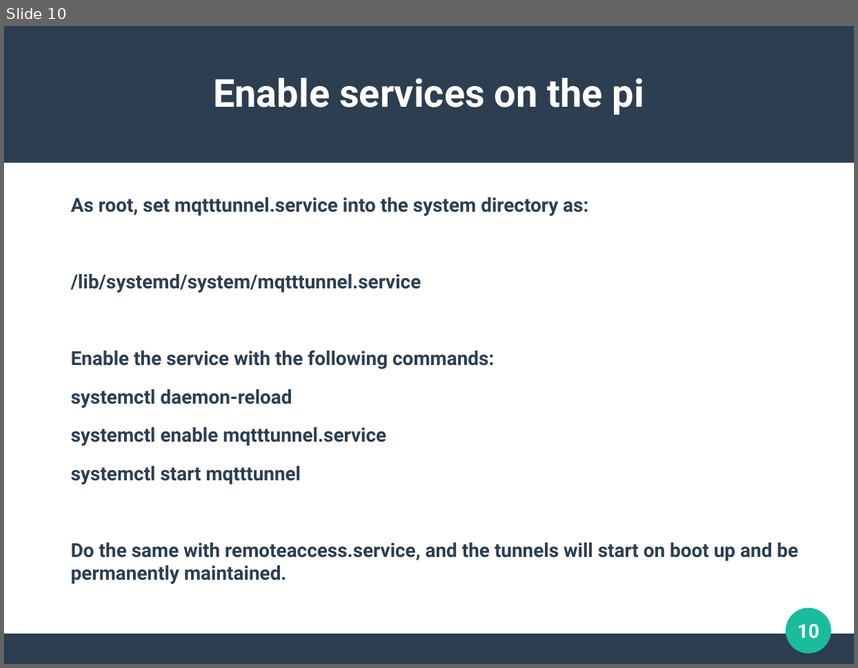
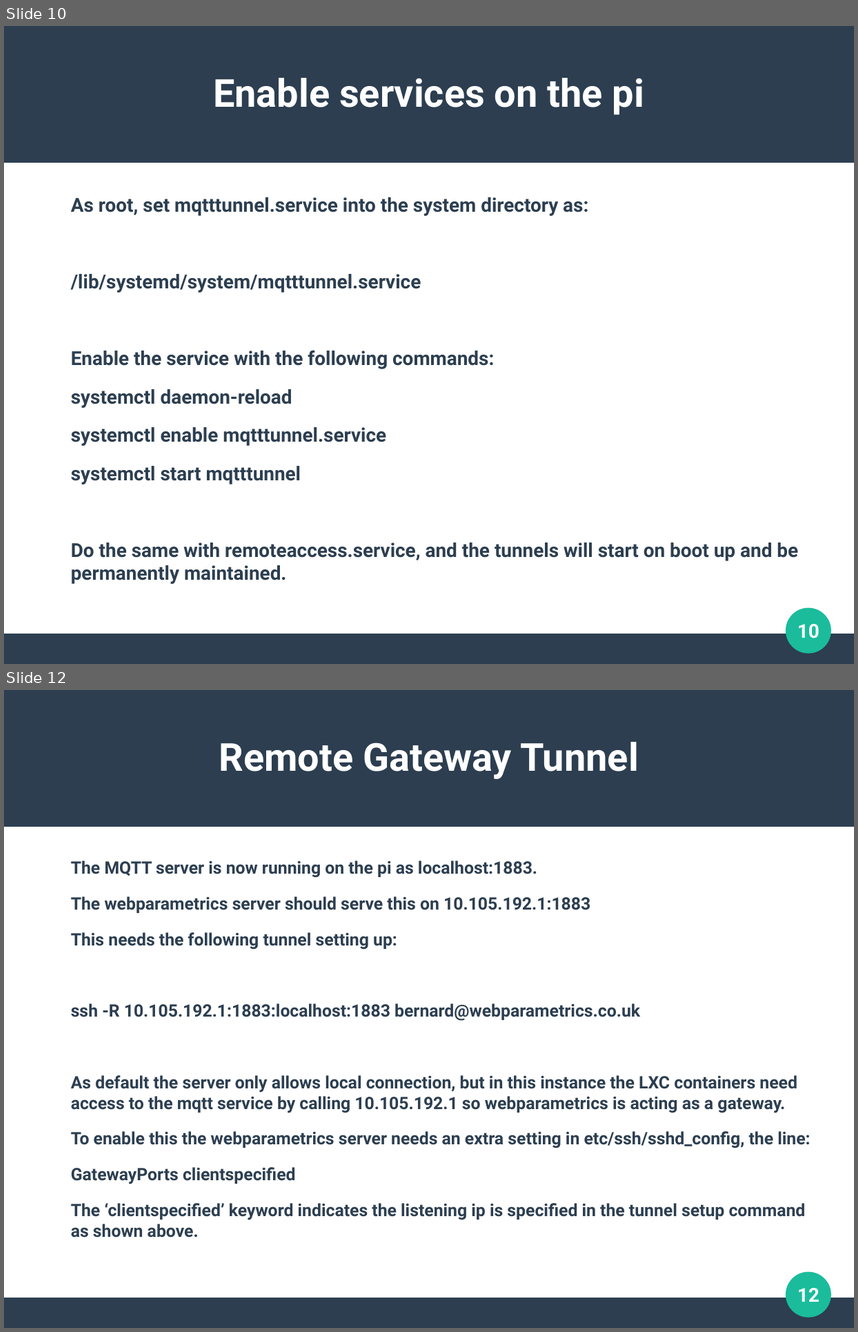
Before and after one commit to bernie-skipole/acremscope-pi, a slide deck: sshtunnel.odp. Shown one above the other, each under a label of ours: slide 10 before the commit, slides 10 and 12 after it; the slides between them are not shown. The pictures are 858x668 and 858x1332 pixels, drawn with LibreOffice and Linux fonts; fonts in the diff are those of the drawing. Boxes give left, top, right and bottom in pixels: in the first picture for what was removed or moved away, otherwise in the second. Text is boxed around its words. In the diff, an @@ line names an element or a change of style, - is before the commit and + after.

```diff
--- a/sshtunnel.odp
+++ b/sshtunnel.odp
@@ slide 12 added at [4,690,854,1328], background #FFFFFF; not listed: 3 template elements that a slide beside it also shows @@
@@ title added at [219,742,639,779], 36 pt, text #FFFFFF, bold @@
+Remote Gateway Tunnel
@@ text added at [71,860,810,1237], 16 pt, text #2C3E50, bold @@
+The MQTT server is now running on the pi as localhost:1883.
+The webparametrics server should serve this on 10.105.192.1:1883
+This needs the following tunnel setting up:
+ssh -R 10.105.192.1:1883:localhost:1883 bernard@webparametrics.co.uk
+As default the server only allows local connection, but in this instance the LXC containers need access to the mqtt service by calling 10.105.192.1 so webparametrics is acting as a gateway.
+To enable this the webparametrics server needs an extra setting in etc/ssh/sshd_config, the line:
+GatewayPorts clientspecified
+The ‘clientspecified’ keyword indicates the listening ip is specified in the tunnel setup command as shown above.
@@ page number added at [797,1288,820,1301], 18 pt, text #FFFFFF, bold @@
+12
```
Also in this commit, not shown: 1 other slide added.
